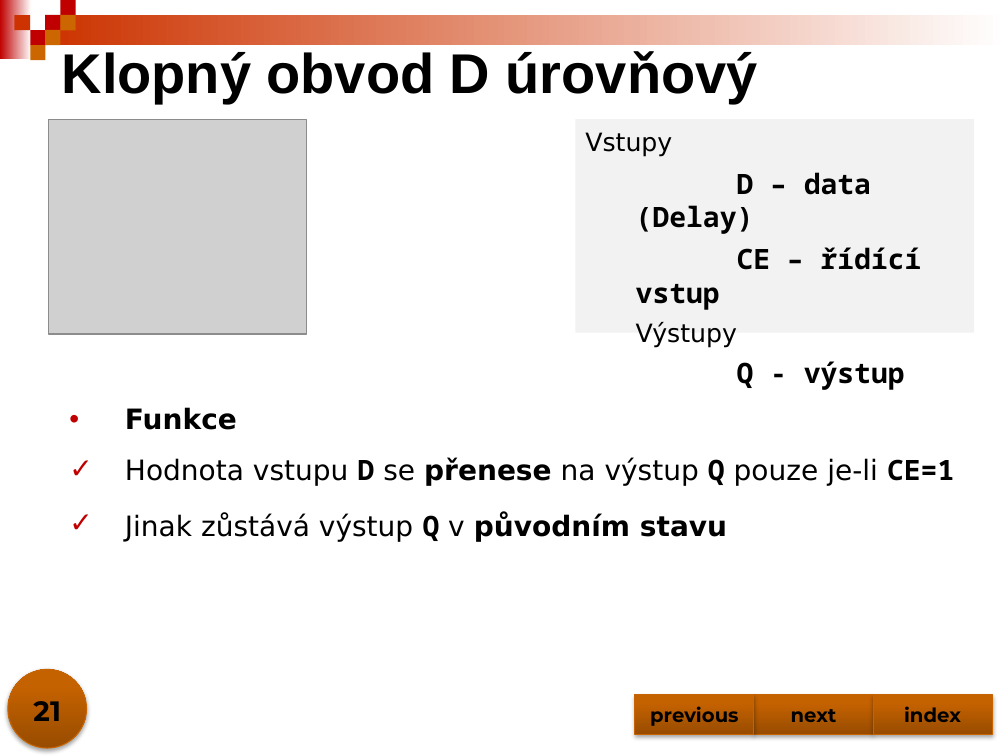
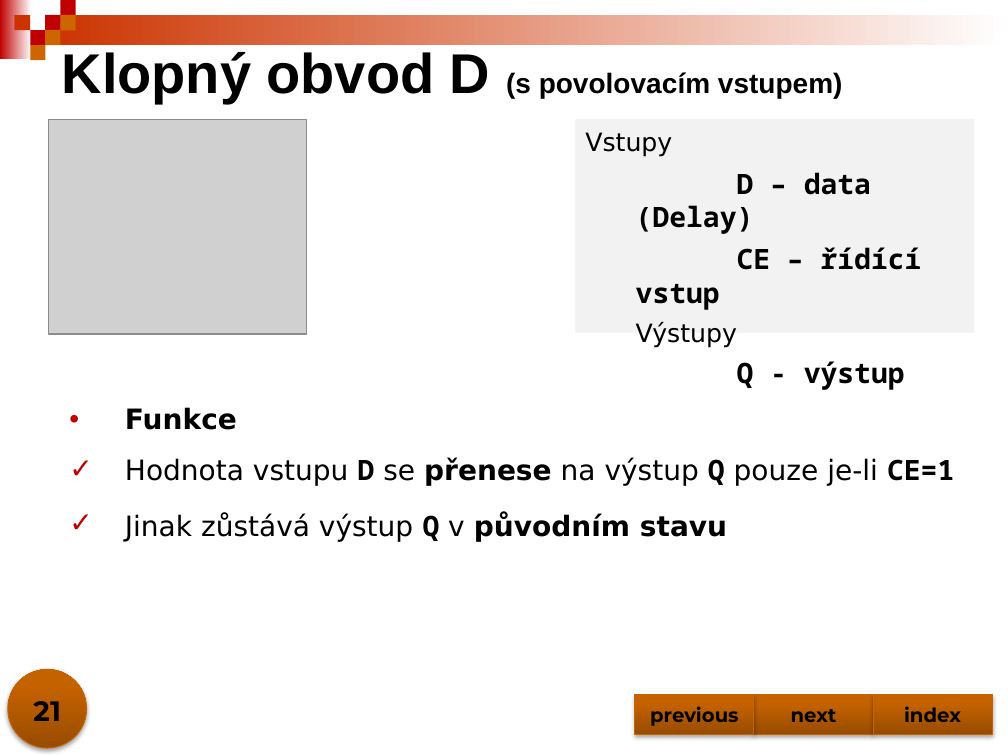
Before and after one commit to jjasik/spse, a slide deck: slide 21 of predmety/dig/materialy/klopne_obvody.pptx. Drawn at 1008x756 pixels with LibreOffice and Linux fonts; fonts in the diff are those of the drawing; grey boxes stand for pictures. Boxes give left, top, right and bottom in pixels: in the first picture for what was removed or moved away, otherwise in the second. Text is boxed around its words. In the diff, an @@ line names an element or a change of style, - is before the commit and + after.

```diff
--- a/predmety/dig/materialy/klopne_obvody.pptx
+++ b/predmety/dig/materialy/klopne_obvody.pptx
@@ title at (x1=62, y1=52, x2=843, y2=103): text changed; size 40 to 20 pt @@
-Klopný obvod D úrovňový
+Klopný obvod D (s povolovacím vstupem)
```
Also in this commit, not shown: 1 other slide changed.
